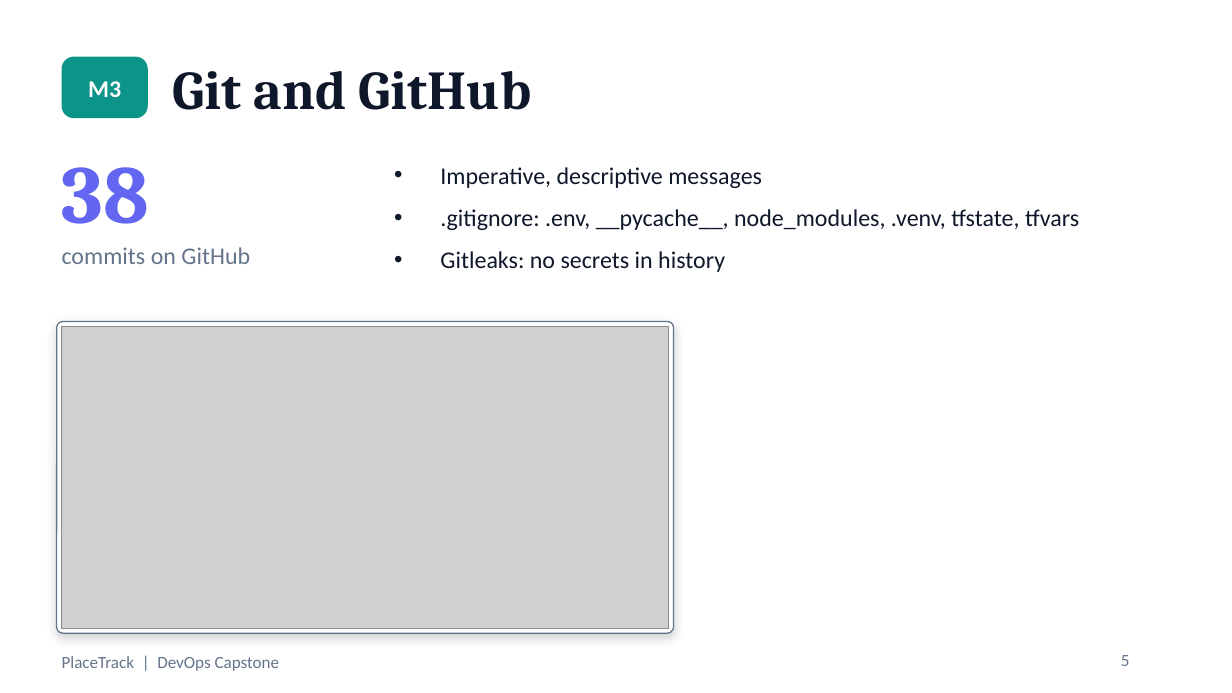
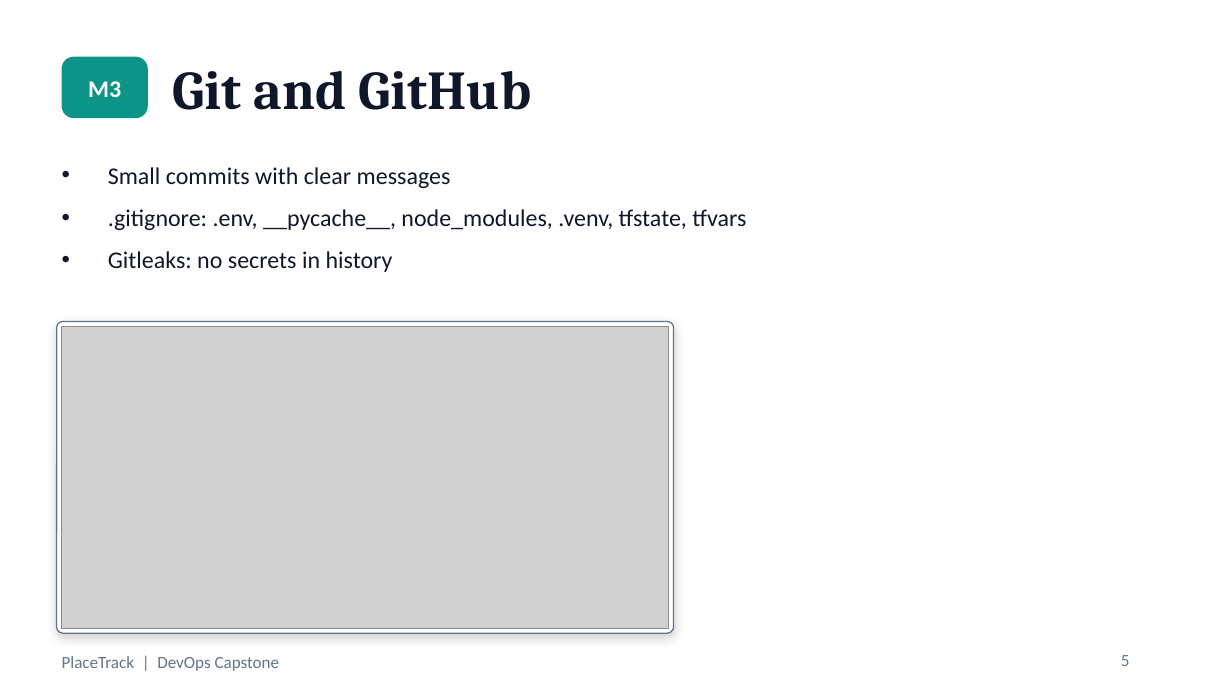
Before and after one commit to Raghavendra1729-cell/placetrack-devops-capstone, a slide deck: slide 5 of PlaceTrack-Capstone.pptx. Drawn at 1232x693 pixels with LibreOffice and Linux fonts; fonts in the diff are those of the drawing; grey boxes stand for pictures. Boxes give left, top, right and bottom in pixels: in the first picture for what was removed or moved away, otherwise in the second. Text is boxed around its words. In the diff, an @@ line names an element or a change of style, - is before the commit and + after.

```diff
--- a/PlaceTrack-Capstone.pptx
+++ b/PlaceTrack-Capstone.pptx
@@ text "Small commits with clear messages": place and size @@
-text "Small commits with clear messages" at <box>440,167,1079,272</box>
+text "Small commits with clear messages" at <box>108,167,746,272</box>
@@ text removed at <box>62,167,149,224</box> @@
-38
@@ text at <box>108,167,451,188</box>: text changed @@
-• Imperative, descriptive messages
+• Small commits with clear messages
@@ text removed at <box>62,247,250,264</box> @@
-commits on GitHub
```
Also in this commit, not shown: 1 other slide changed, 1 other file.
